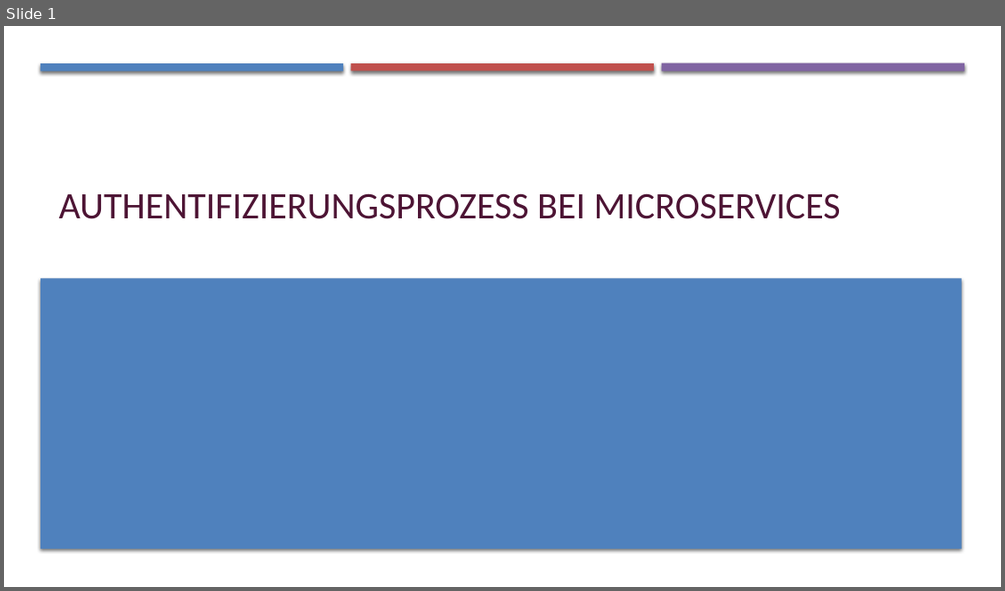
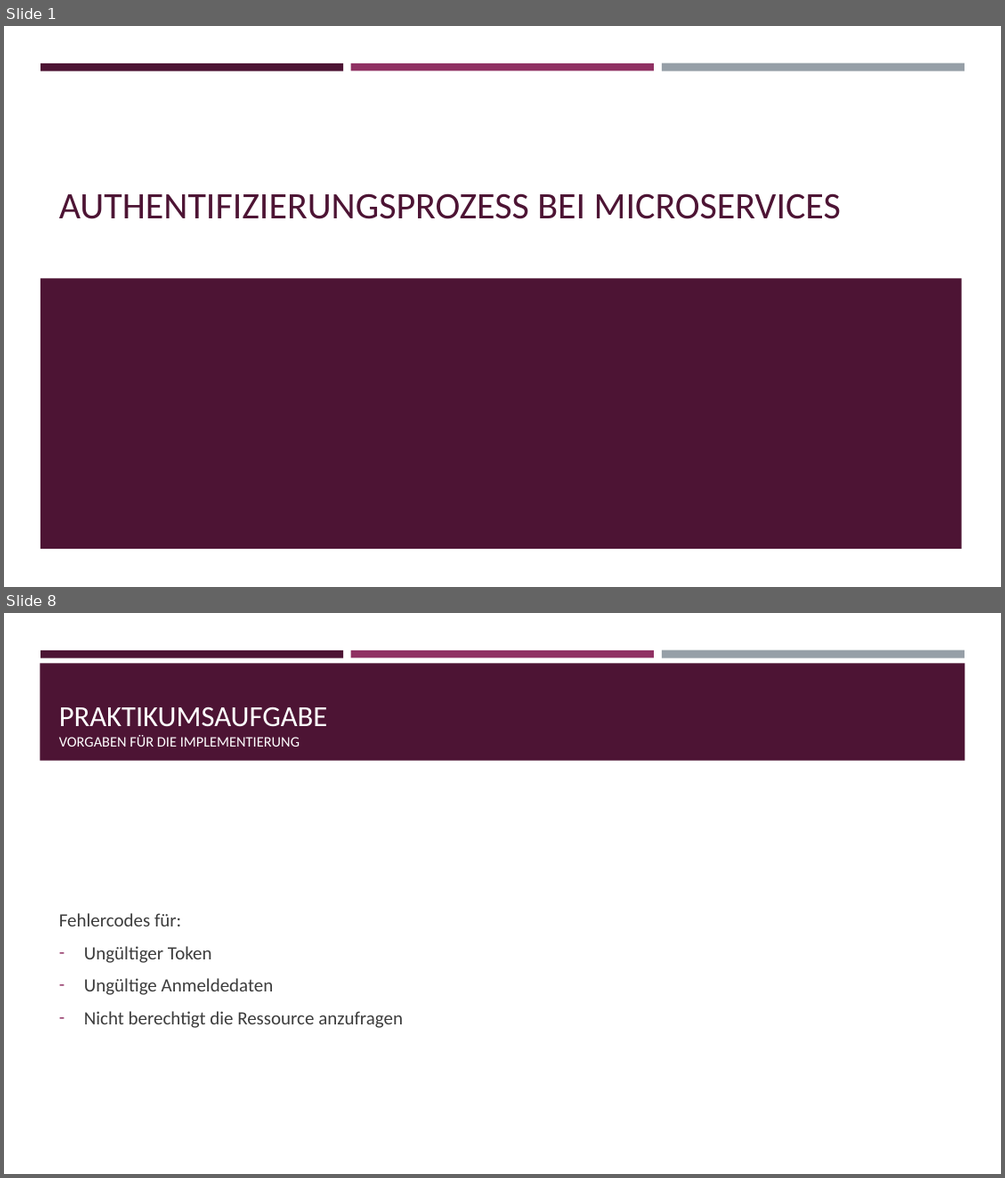
Before and after one commit to abcshmedu/pbl-gruppe-42, a slide deck: VortragSA.pptx. Shown one above the other, each under a label of ours: slide 1 before the commit, slides 1 and 8 after it; the slides between them are not shown. The pictures are 1005x591 and 1005x1178 pixels, drawn with LibreOffice and Linux fonts; fonts in the diff are those of the drawing. Boxes give left, top, right and bottom in pixels: in the first picture for what was removed or moved away, otherwise in the second. Text is boxed around its words. In the diff, an @@ line names an element or a change of style, - is before the commit and + after.

```diff
--- a/VortragSA.pptx
+++ b/VortragSA.pptx
@@ slide 8 added at [4, 613, 1001, 1174], background #FFFFFF; not listed: 3 template elements that a slide beside it also shows @@
@@ rectangle added at [40, 663, 965, 761], fill #4D1434 @@
@@ title added at [59, 706, 328, 747], 14 pt, text #FFFFFF @@
+PRAKTIKUMSAUFGABE
+VORGABEN FÜR DIE IMPLEMENTIERUNG
@@ text added at [59, 913, 403, 1028], 18 pt, text #3D3D3D @@
+Fehlercodes für:
+– Ungültiger Token
+– Ungültige Anmeldedaten
+– Nicht berechtigt die Ressource anzufragen
@@ slide 1 changed as well @@
@@ rectangle at [40, 63, 343, 70]: fill #4F81BD to #4D1434; shadow off @@
@@ rectangle at [351, 63, 654, 70]: fill #C0504D to #903163; shadow off @@
@@ rectangle at [662, 63, 964, 71]: fill #8064A2 to #969FA7; shadow off @@
@@ rectangle at [40, 278, 962, 548]: fill #4F81BD to #4D1434; shadow off @@
```
Also in this commit, not shown: 3 other slides changed, 5 other slides added, 1 slide removed.
